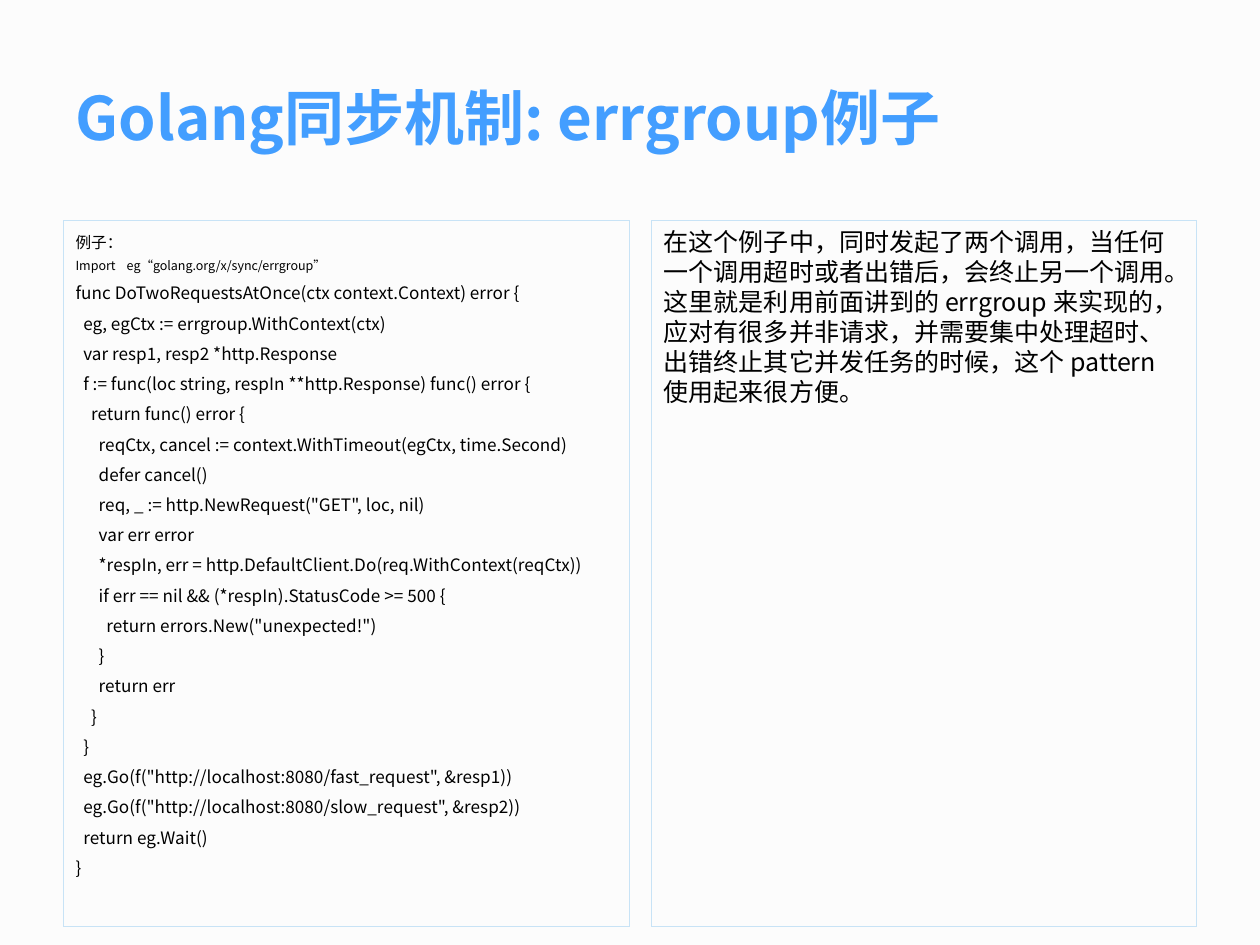
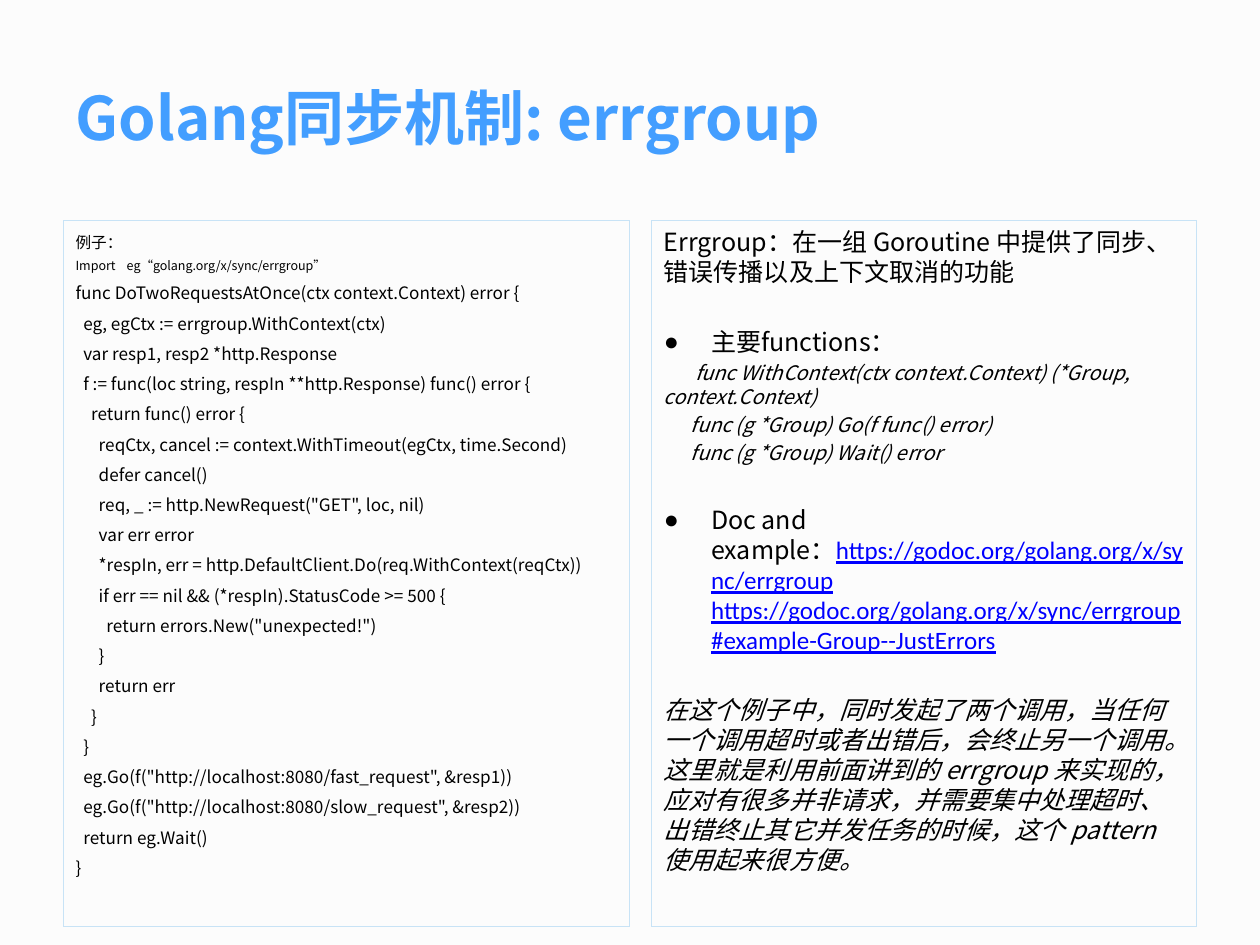
Before and after one commit to yuleihua/learn_golang, a slide deck: slide 23 of Golang同步机制.pptx. Drawn at 1260x945 pixels with LibreOffice and Linux fonts; fonts in the diff are those of the drawing. Boxes give left, top, right and bottom in pixels: in the first picture for what was removed or moved away, otherwise in the second. Text is boxed around its words. In the diff, an @@ line names an element or a change of style, - is before the commit and + after.

Commit message:
update sync package

```diff
--- a/Golang同步机制.pptx
+++ b/Golang同步机制.pptx
@@ title at <box>76,89,820,155</box>: text changed @@
-Golang同步机制: errgroup例子
+Golang同步机制: errgroup
@@ text in rectangle at <box>664,230,1183,654</box>: paragraphs added @@
+Errgroup：在一组 Goroutine 中提供了同步、错误传播以及上下文取消的功能
+● 主要functions：
+func WithContext(ctx context.Context) (*Group, context.Context)
+func (g *Group) Go(f func() error)
+func (g *Group) Wait() error
+● Doc and example：https://godoc.org/golang.org/x/sync/errgroup https://godoc.org/golang.org/x/sync/errgroup#example-Group--JustErrors
@@ text in rectangle at <box>664,698,1190,871</box>: italic on in "在这个例子中，同时发起了两个调用，当任何一个调用超时或者出错后，会终止另一个调用。这里就是利用前面讲到的 errgrou ..." @@
```
Also in this commit, not shown: 2 other slides changed, 2 slides added, 1 other file.
